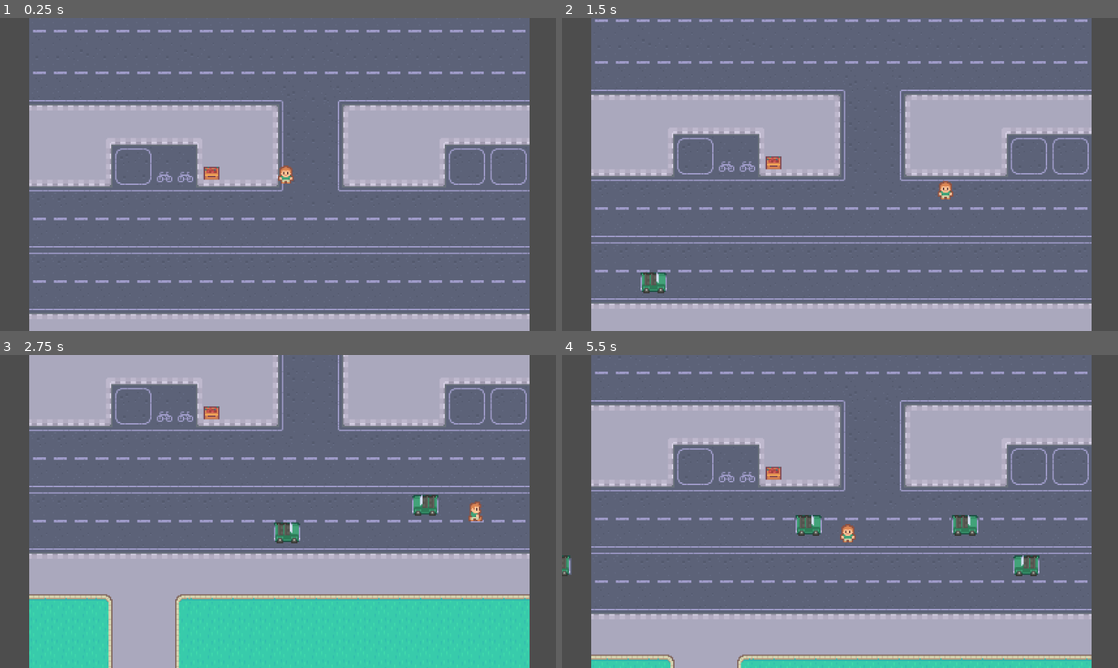
Above: before the commit, frames 1-4 (two rows, left to right).
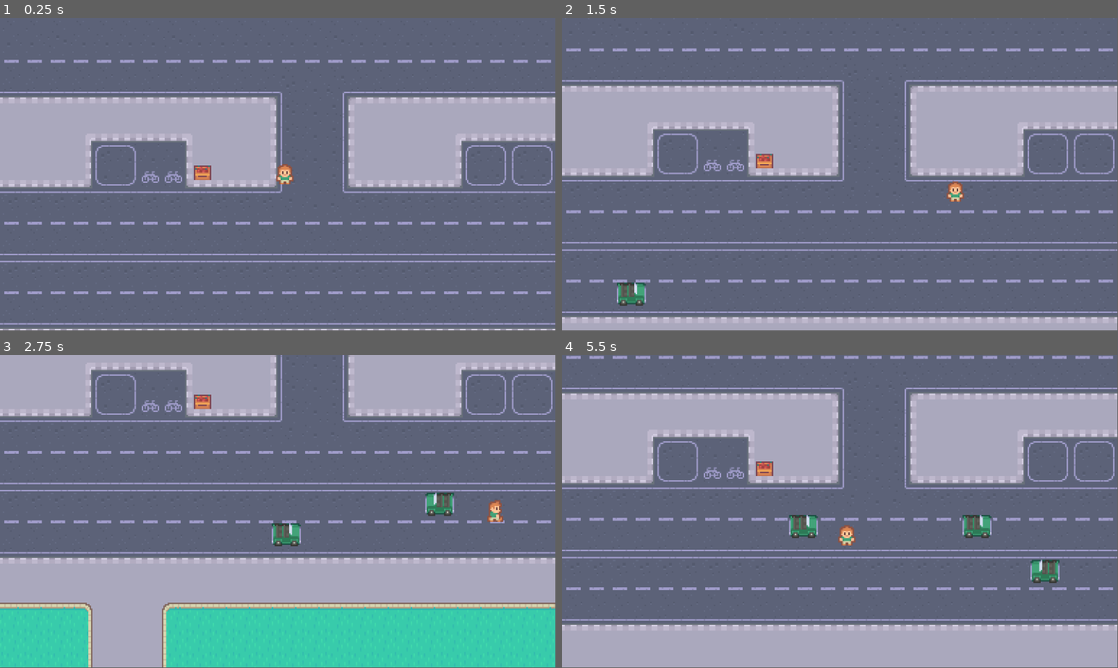
Above: after the commit, the same moments.

Repository: DigitalBubblegum/Frogger
Game: Godot game, scene res://scenes/game.tscn
Two runs of this game, one before a commit and one after it. Both use one fixed random seed, a clock stepped at 60 frames per second and the inputs below.
Inputs:
- Up to frame 1 (0.25 s): no input
- Up to frame 2 (1.5 s): tap Enter at 0.5 s; hold Right (right) 0.53-1.28 s; tap Space (confirm) at 0.6, 1.35 s; hold Down (down) from 1.28 s (still down)
- Up to frame 3 (2.75 s): release Down (down) at 2.03 s; hold Right (right) from 2.03 s (still down); tap Space (confirm) at 2.1 s
- Up to frame 4 (5.5 s): release Right (right) at 2.78 s; hold Up (up) 2.78-3.53 s; tap Space (confirm) every 0.75 s from 2.85 to 5.1 s; hold Left (left) 3.53-5.03 s; hold Down (down) from 5.03 s (still down)
The window is 800x450 before the commit and 799x449 after it. Grey fills any space a smaller window leaves; there, only what the larger window draws over its background counts as a difference.

The runs differ from the first frame. In frame 1, 27% of the frame differs, in the area x 0-100%, y 0-100%; in frame 2, 27%; in frame 3, 27%; in frame 4, 31%.

Commit message:
changed resolution and camera limits

Diff:
--- a/project.godot
+++ b/project.godot
@@ -14,11 +14,6 @@
 run/main_scene="uid://dfq2iqhuccltx"
 config/features=PackedStringArray("4.5", "Forward Plus")
 config/icon="res://icon.svg"
-
-[display]
-
-window/size/viewport_width=1280
-window/size/viewport_height=720
 
 [input]
 
--- a/scenes/game.tscn
+++ b/scenes/game.tscn
@@ -14,7 +14,8 @@
 
 [node name="Game" type="Node2D"]
 script = ExtResource("1_iywne")
-metadata/_edit_horizontal_guides_ = [647.0]
+metadata/_edit_horizontal_guides_ = [647.0, 6.0, 646.0]
+metadata/_edit_vertical_guides_ = [387.0]
 
 [node name="Sprite2D" type="Sprite2D" parent="."]
 position = Vector2(195, 326)
@@ -42,7 +43,7 @@
 shape = SubResource("RectangleShape2D_lbhrr")
 
 [node name="CollisionShape2D2" type="CollisionShape2D" parent="StaticBody2D"]
-position = Vector2(397, 328)
+position = Vector2(397, 327)
 shape = SubResource("RectangleShape2D_lbhrr")
 
 [node name="CollisionShape2D3" type="CollisionShape2D" parent="StaticBody2D"]
--- a/scenes/player.tscn
+++ b/scenes/player.tscn
@@ -102,10 +102,10 @@
 
 [node name="Camera2D" type="Camera2D" parent="."]
 zoom = Vector2(3, 3)
-limit_left = 1
-limit_top = 7
+limit_left = 3
+limit_top = 6
 limit_right = 387
-limit_bottom = 647
+limit_bottom = 646
 position_smoothing_enabled = true
 
 [node name="CollisionShape2D" type="CollisionShape2D" parent="."]
